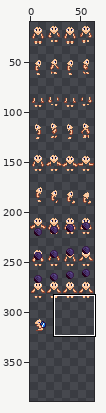
File history of a sprite sheet, [LittleNPC] The Farmer's Children Art - Deluxe/assets/Characters/Female/Sebastian/Skin/Diverse.png. Above, an overview of the earlier version with the close-up marked.
Close-up. Earlier state:
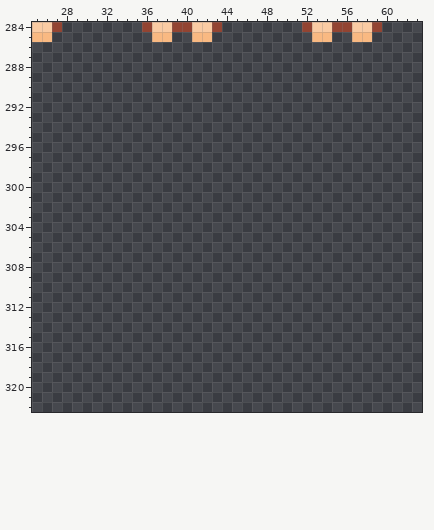
The file is 64x416 pixels. Pixels under 10% opacity are left out. Shown: x 25..63, y 284..322. The wide view leaves out empty margins. The commit also changed other parts of the picture, which this record leaves out.
And afterwards:
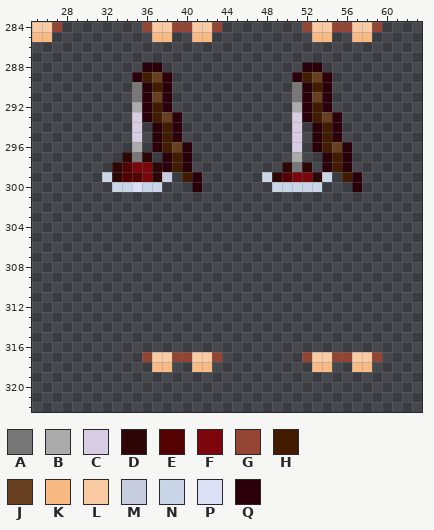
Palette (. is transparent): A #777777  B #ababab  C #d8cce2  D #2d0605  E #540102  F #7d060c  G #934432  H #431c00  J #69401f  K #f9b982  L #facba3  M #c6cddf  N #ddebffde  P #dbe0f5  Q #2c000b
Diff:
y 288: x 36..37 .. -> QQ; x 52..53 .. -> QQ
y 289: x 35..38 .... -> QHJQ; x 51..54 .... -> QHJQ
y 290: x 35..38 .... -> AQHQ; x 51..54 .... -> AQHQ
y 291: x 35..38 .... -> AQJQ; x 51..54 .... -> AQJQ
y 292: x 35..38 .... -> BQHQ; x 51..54 .... -> BQHQ
y 293: x 35..39 ..... -> CQHJQ; x 51..55 ..... -> CQHJQ
y 294..295: x 35 . -> C; x 37..39 ... -> QHQ; x 51 . -> C; x 53..55 ... -> QHQ
y 296: x 35 . -> B; x 37..40 .... -> QHJQ; x 51 . -> C; x 53..56 .... -> QHJQ
y 297: x 34..36 ... -> DAD; x 38..40 ... -> QHQ; x 51 . -> B; x 54..56 ... -> QHQ
y 298: x 33..40 ........ -> DEFFDQHQ; x 50..52 ... -> DAD; x 54..56 ... -> QHQ
y 299: x 32..38 ....... -> NDEEFDM; x 40..41 .. -> HQ; x 48..54 ....... -> NDEFFDN; x 56..57 .. -> HQ
y 300: x 33..37 ..... -> NNPNN; x 41 . -> Q; x 49..53 ..... -> NNNNN; x 57 . -> Q
y 317: x 36..43 ........ -> GLLGGLLG; x 52..59 ........ -> GLLGGLLG
y 318: x 37..38 .. -> KK; x 41..42 .. -> KK; x 53..54 .. -> KK; x 57..58 .. -> KK
Changed places in both close-ups, as pixel boxes (x1, y1, x2, y2):
added: (102, 62, 202, 192)
added: (262, 62, 362, 192)
added: (142, 352, 222, 372)
added: (302, 352, 382, 372)
